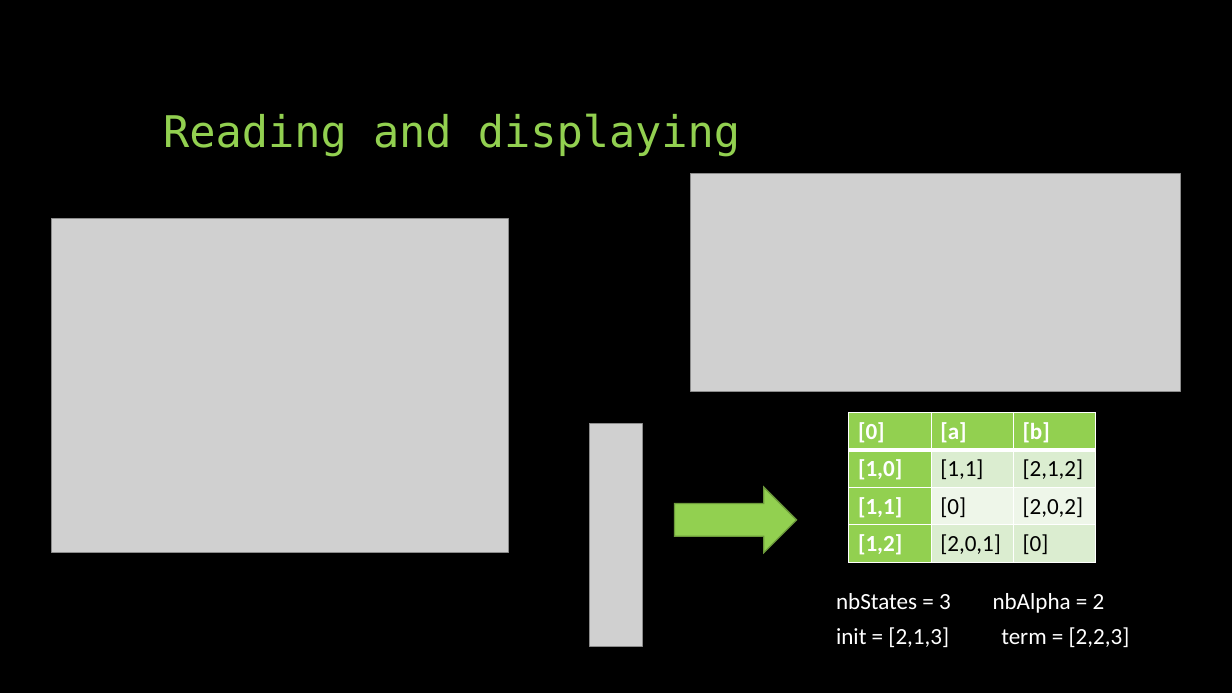
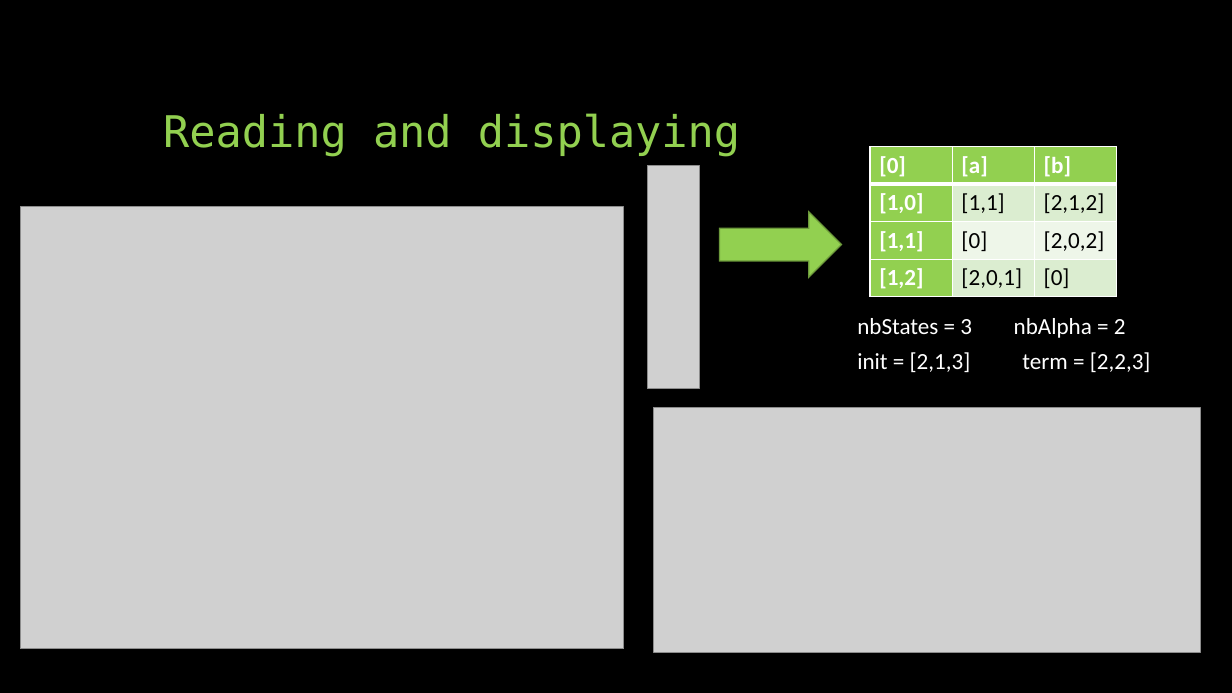
Before and after one commit to Vectypus/Finite-automata, a slide deck: slide 4 of Presentation.pptx. Drawn at 1232x693 pixels with LibreOffice and Linux fonts; fonts in the diff are those of the drawing; grey boxes stand for pictures. Boxes give left, top, right and bottom in pixels: in the first picture for what was removed or moved away, otherwise in the second. Text is boxed around its words. In the diff, an @@ line names an element or a change of style, - is before the commit and + after.

```diff
--- a/Presentation.pptx
+++ b/Presentation.pptx
@@ table moved from (x1=849, y1=412, x2=1096, y2=562) to (x1=871, y1=147, x2=1117, y2=297) @@
@@ picture moved from (x1=590, y1=424, x2=641, y2=647) to (x1=648, y1=166, x2=700, y2=389) @@
@@ picture resized from (x1=52, y1=219, x2=508, y2=553) to (x1=20, y1=207, x2=624, y2=649) @@
@@ right arrow moved from (x1=675, y1=487, x2=797, y2=553) to (x1=720, y1=212, x2=842, y2=277) @@
@@ text "nbStates = 3 nbAlpha = ..." moved from (x1=836, y1=593, x2=1130, y2=647) to (x1=857, y1=318, x2=1151, y2=372) @@
@@ picture resized from (x1=690, y1=173, x2=1180, y2=391) to (x1=653, y1=408, x2=1202, y2=652) @@
```
Also in this commit, not shown: 4 other slides changed, 2 slides added, 1 other file.
